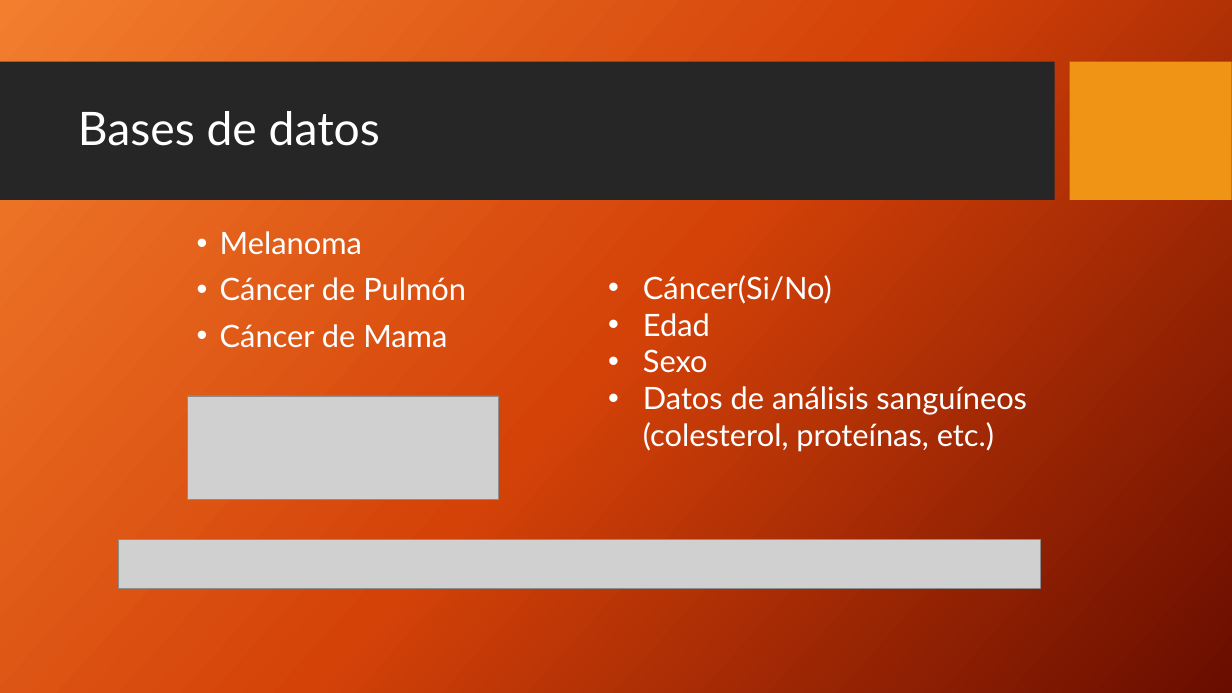
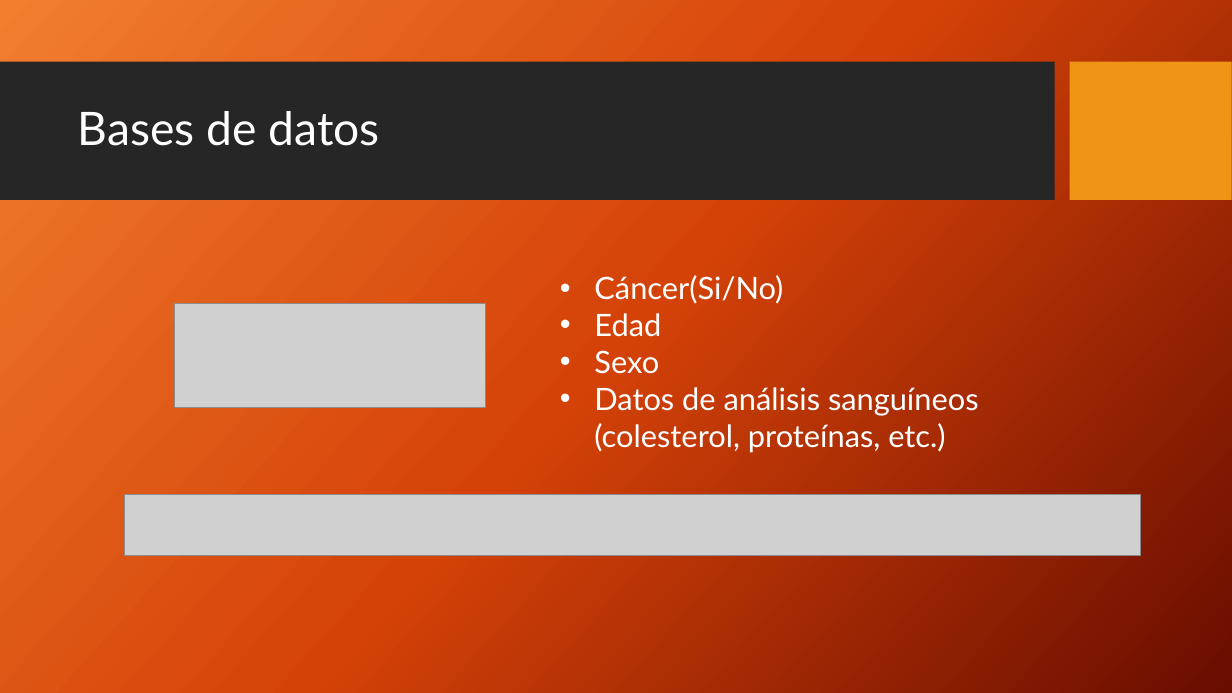
Before and after one commit to etsiiull/medicalpybrain, a slide deck: slide 7 of Informes/[Presentación]Detección de cáncer mediante redes neuronales artificiales.pptx (slide 5 before the commit). Drawn at 1232x693 pixels with LibreOffice and Linux fonts; fonts in the diff are those of the drawing; grey boxes stand for pictures; background and template pictures are left out. Boxes give left, top, right and bottom in pixels: in the first picture for what was removed or moved away, otherwise in the second. Text is boxed around its words. In the diff, an @@ line names an element or a change of style, - is before the commit and + after.

```diff
--- a/Informes/[Presentación]Detección de cáncer mediante redes neuronales artificiales.pptx
+++ b/Informes/[Presentación]Detección de cáncer mediante redes neuronales artificiales.pptx
@@ text removed at bbox=[220, 231, 466, 348] @@
-• Melanoma
-• Cáncer de Pulmón
-• Cáncer de Mama
@@ text "Cáncer(Si/No)": place and size @@
-text "Cáncer(Si/No)" at bbox=[643, 275, 1027, 452]
+text "Cáncer(Si/No)" at bbox=[594, 275, 979, 453]
@@ picture: place and size @@
-picture at bbox=[188, 396, 499, 500]
+picture at bbox=[175, 303, 486, 407]
@@ picture added at bbox=[125, 494, 1141, 555] @@
@@ picture removed at bbox=[119, 540, 1041, 589] @@
```
Also in this commit, not shown: 11 other slides changed, 7 slides added, 1 slide removed.
